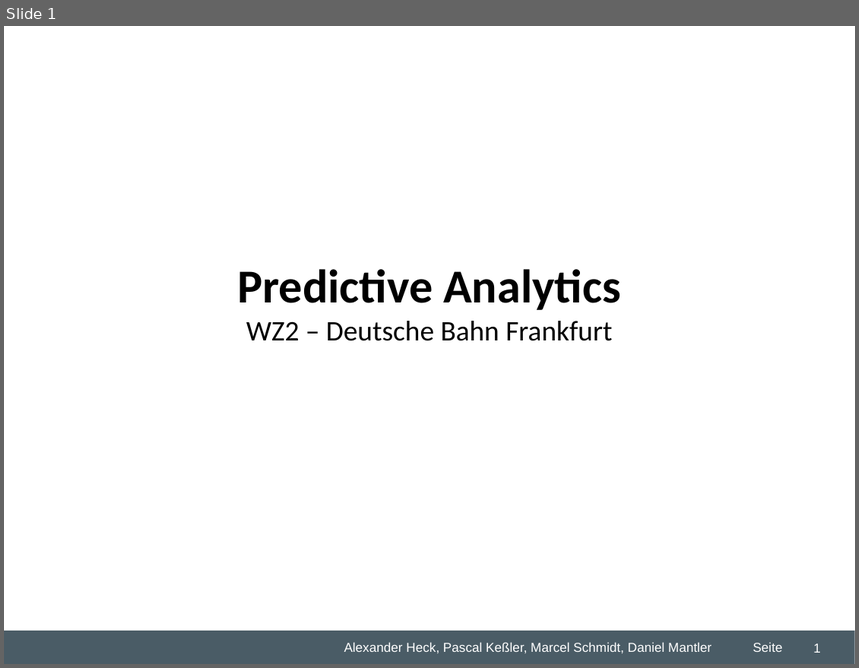
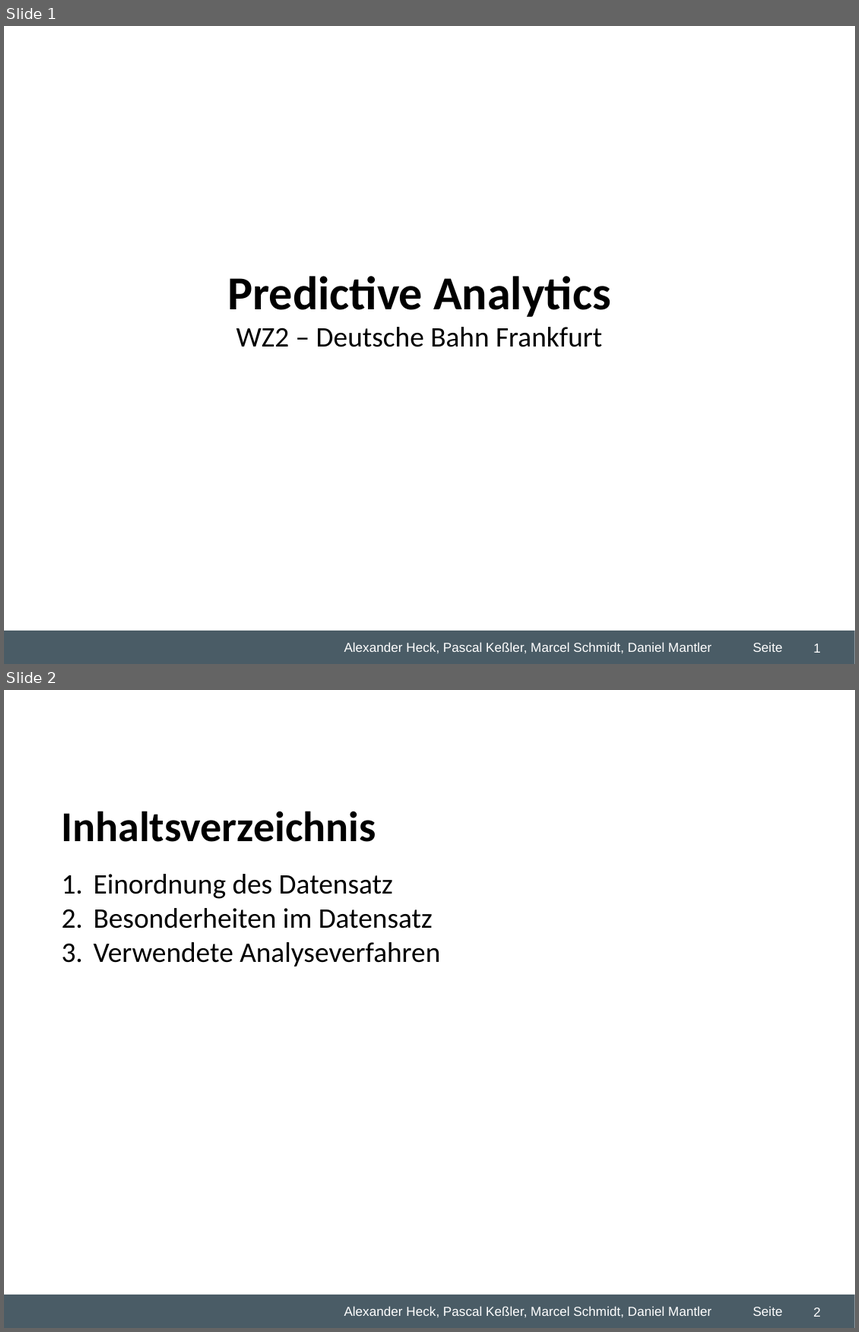
Before and after one commit to dmntlr/predictiveproject, a slide deck: Desktop/Studium/5. Semester/Predictive Analytics/Gruppenarbeit/WZ2 Predicitve Analytics Übung.ppt. Shown one above the other, each under a label of ours: slide 1 before the commit, slides 1 and 2 after it. The pictures are 859x668 and 859x1332 pixels, drawn with LibreOffice and Linux fonts; fonts in the diff are those of the drawing; background and template pictures are left out. Boxes give left, top, right and bottom in pixels: in the first picture for what was removed or moved away, otherwise in the second. Text is boxed around its words. In the diff, an @@ line names an element or a change of style, - is before the commit and + after.

Commit message:
vor letzter analyse

```diff
--- a/Desktop/Studium/5. Semester/Predictive Analytics/Gruppenarbeit/WZ2 Predicitve Analytics Übung.ppt
+++ b/Desktop/Studium/5. Semester/Predictive Analytics/Gruppenarbeit/WZ2 Predicitve Analytics Übung.ppt
@@ slide 2 added at (4, 690, 855, 1328), background #FFFFFF; not listed: 5 template elements that a slide beside it also shows @@
@@ text added at (62, 811, 376, 842), 36 pt, text #000000, bold @@
+Inhaltsverzeichnis
@@ text added at (94, 874, 440, 967), 24 pt, text #000000 @@
+1. Einordnung des Datensatz
+2. Besonderheiten im Datensatz
+3. Verwendete Analyseverfahren
@@ page number added at (813, 1308, 821, 1317), 11 pt, text #FFFFFF @@
+2
@@ slide 1 changed as well @@
@@ text "Predictive Analytics": place and size @@
-text "Predictive Analytics" at (238, 269, 621, 341)
+text "Predictive Analytics" at (227, 276, 611, 347)
```
Also in this commit, not shown: 5 other slides added, 2 slides removed, 2 other files.
